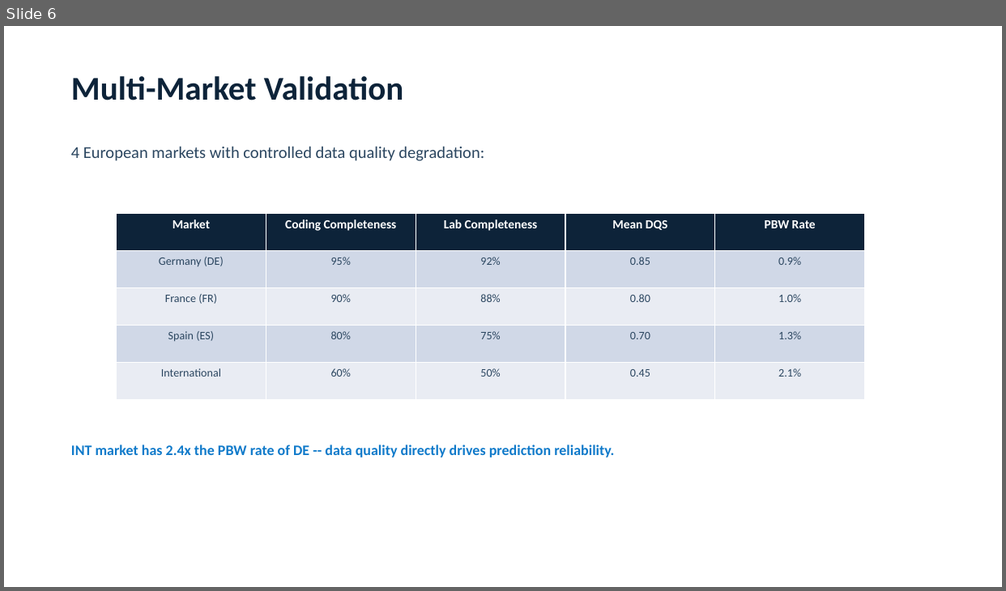
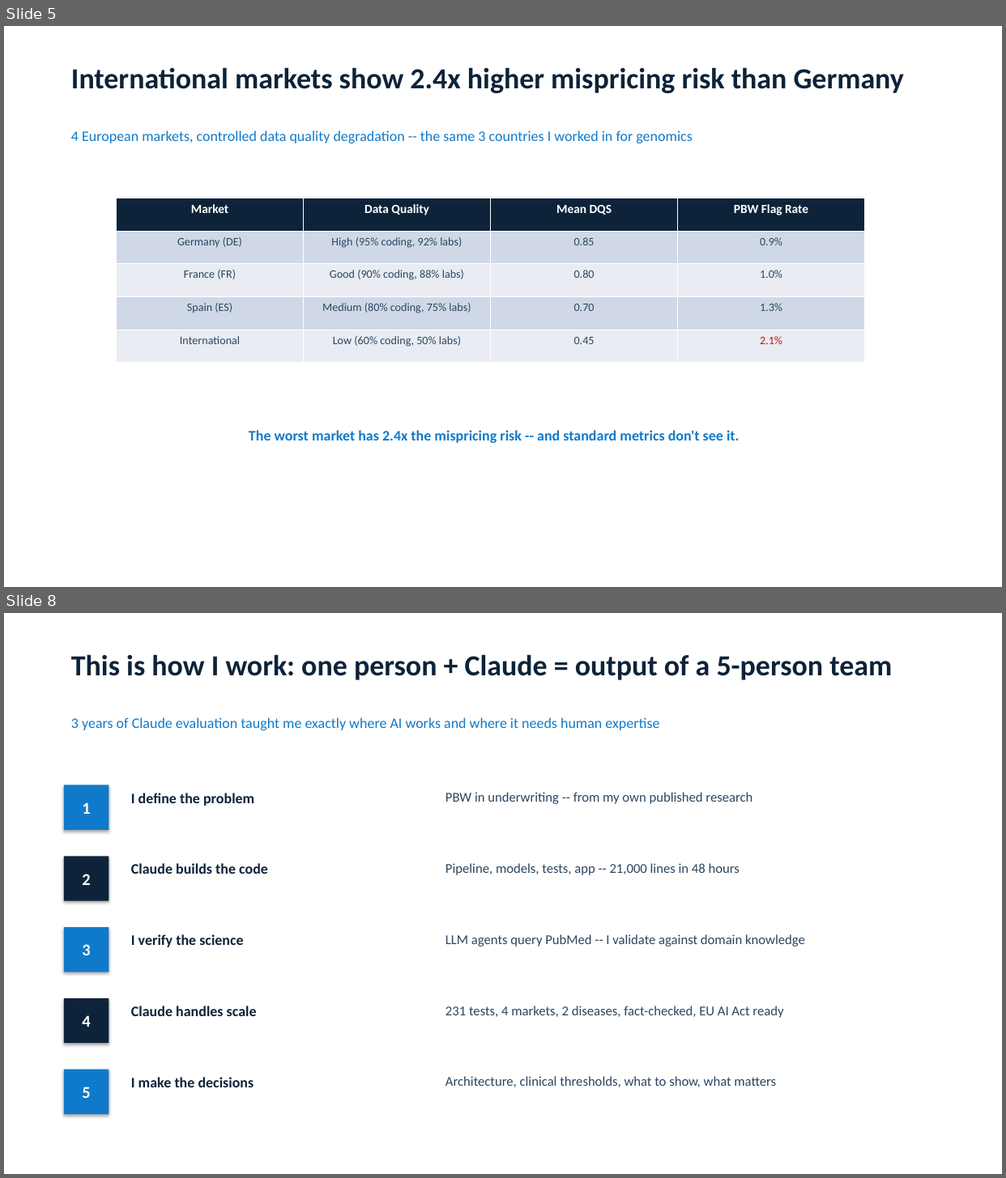
Before and after one commit to ttmgr/Tim_Reska, a slide deck: MedRisk-ADH/data/reports/medrisk_adh_deck.pptx. Shown one above the other, each under a label of ours: slide 6 before the commit, slides 5 and 8 after it; the slides between them are not shown. The pictures are 1006x591 and 1006x1178 pixels, drawn with LibreOffice and Linux fonts; fonts in the diff are those of the drawing. Boxes give left, top, right and bottom in pixels: in the first picture for what was removed or moved away, otherwise in the second. Text is boxed around its words. In the diff, an @@ line names an element or a change of style, - is before the commit and + after.

Commit message:
Add design overhaul, clinical fixes, MARP slides, and interview narrative
- Overhaul all presentations to match template design system (Calibri, #2D3436/#2C6FA0/#B2BEC3)
- Replace text-based pipelines with proper flowcharts (fpdf2 rounded rects, python-pptx shapes)
- Rewrite 22 slide titles as MBB action titles, trim bullets, add source lines
- Standardize Streamlit app UI across 10 files (colors, fonts, badges, charts)
- Fix 4 CRITICAL clinical values (CSF p-tau181 mean, COPD prevalence, F00.x GM annotations, E11.319)
- Add MARP slide deck (slides/pitch.md + theme.css) with PhD-to-disease-progression bridge narrative
- Add PhD→underwriting bridge: "same CTMC math, new domain"
- Map all JD requirements to evidence, integrate reference letter details
- Add new interview Q&As: not-an-MD defense, PO/data team collaboration

```diff
--- a/MedRisk-ADH/data/reports/medrisk_adh_deck.pptx
+++ b/MedRisk-ADH/data/reports/medrisk_adh_deck.pptx
@@ slide 8 added at (4,613,1002,1174), background #FFFFFF @@
@@ text added at (71,654,892,680), 28 pt, text #0D2339, bold @@
+This is how I work: one person + Claude = output of a 5-person team
@@ text added at (71,717,659,730), 14 pt, text #107ACA @@
+3 years of Claude evaluation taught me exactly where AI works and where it needs human expertise
@@ rectangle added at (64,786,108,830), fill #107ACA, 16 pt, text #FFFFFF, bold @@
+1
@@ text added at (131,793,254,806), 14 pt, text #0D2339, bold @@
+I define the problem
@@ text added at (445,792,752,804), 13 pt, text #2B4660 @@
+PBW in underwriting -- from my own published research
@@ rectangle added at (64,856,108,901), fill #0D2339, 16 pt, text #FFFFFF, bold @@
+2
@@ text added at (131,863,268,874), 14 pt, text #0D2339, bold @@
+Claude builds the code
@@ text added at (445,863,739,875), 13 pt, text #2B4660 @@
+Pipeline, models, tests, app -- 21,000 lines in 48 hours
@@ rectangle added at (64,927,108,973), fill #107ACA, 16 pt, text #FFFFFF, bold @@
+3
@@ text added at (131,935,243,948), 14 pt, text #0D2339, bold @@
+I verify the science
@@ text added at (445,935,805,947), 13 pt, text #2B4660 @@
+LLM agents query PubMed -- I validate against domain knowledge
@@ rectangle added at (64,999,108,1043), fill #0D2339, 16 pt, text #FFFFFF, bold @@
+4
@@ text added at (131,1006,257,1016), 14 pt, text #0D2339, bold @@
+Claude handles scale
@@ text added at (445,1006,783,1018), 13 pt, text #2B4660 @@
+231 tests, 4 markets, 2 diseases, fact-checked, EU AI Act ready
@@ rectangle added at (64,1070,108,1114), fill #107ACA, 16 pt, text #FFFFFF, bold @@
+5
@@ text added at (131,1077,254,1088), 14 pt, text #0D2339, bold @@
+I make the decisions
@@ text added at (445,1076,776,1088), 13 pt, text #2B4660 @@
+Architecture, clinical thresholds, what to show, what matters
@@ what was slide 6 is now slide 5 @@
@@ slide 5 changed as well @@
@@ text added at (71,67,904,93), 28 pt, text #0D2339, bold @@
+International markets show 2.4x higher mispricing risk than Germany
@@ text removed at (71,76,404,101) @@
-Multi-Market Validation
@@ text at (71,130,692,143): text changed; size 16 to 14 pt; text colour #2B4660 to #107ACA @@
-4 European markets with controlled data quality degradation:
+4 European markets, controlled data quality degradation -- the same 3 countries I worked in for genomics
@@ table at (117,199,865,363) @@
-column 2: Coding Completeness | 95% | 90% | 80% | 60%
-column 3: Lab Completeness | 92% | 88% | 75% | 50%
+column 2: Data Quality | High (95% coding, 92% labs) | Good (90% coding, 88% labs) | Medium (80% coding, 75% labs) | Low (60% coding, 50% labs)
-column 4, row 1: PBW Rate
+column 4, row 1: PBW Flag Rate
@@ table: place and size @@
-table at (117,213,865,400)
+table at (117,199,865,363)
@@ text at (249,430,739,443): text changed @@
-INT market has 2.4x the PBW rate of DE -- data quality directly drives prediction reliability.
+The worst market has 2.4x the mispricing risk -- and standard metrics don't see it.
```
Also in this commit, not shown: 8 other slides added, 13 slides removed, 27 other files.
